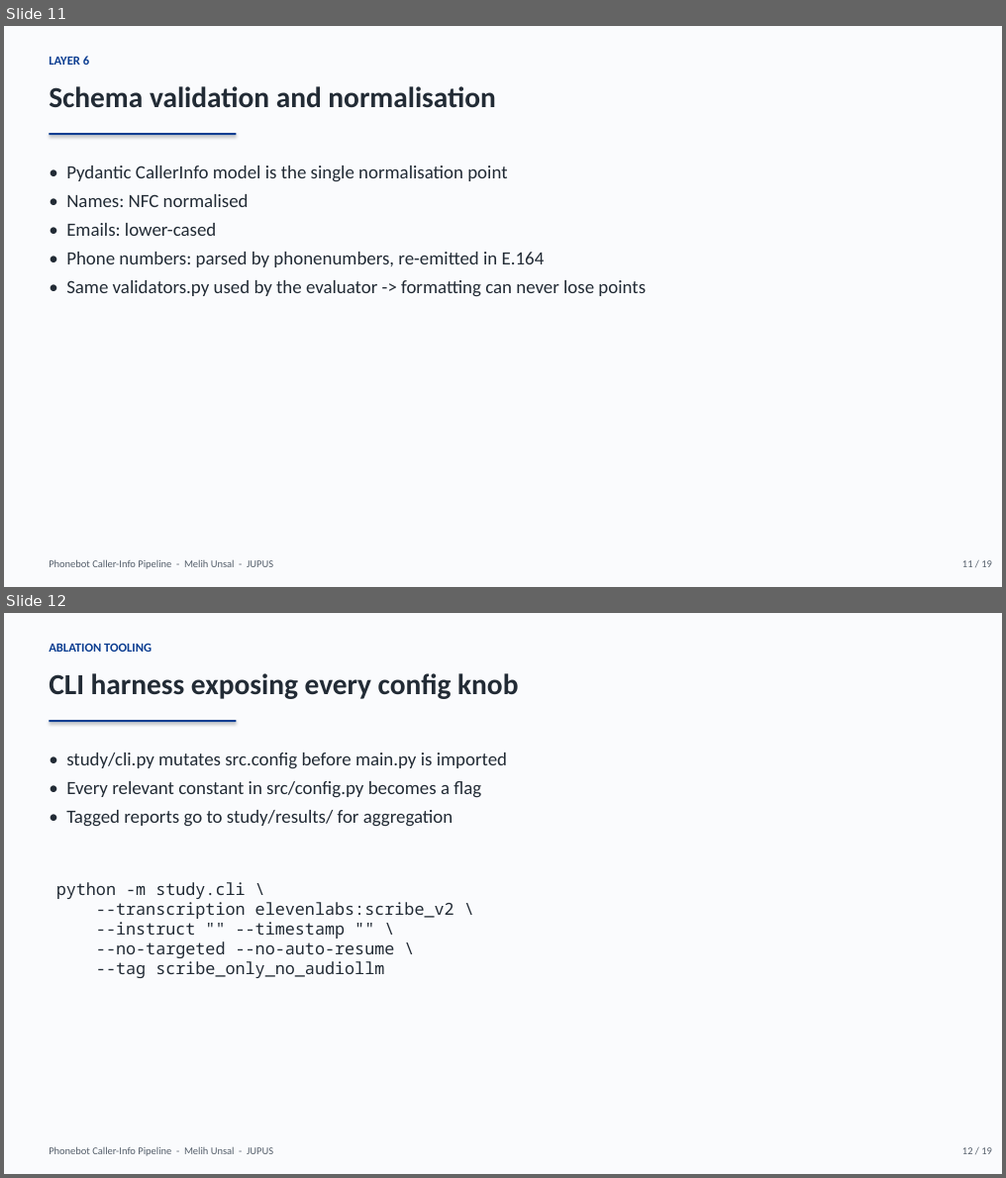
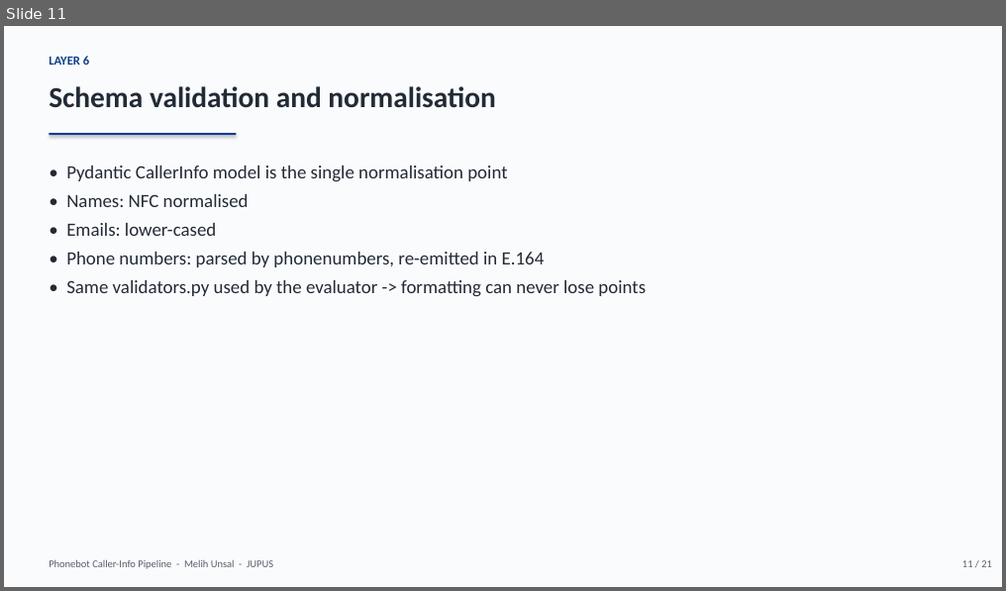
Before and after one commit to melih-unsal/phone_challange, a slide deck: study/presentation.pptx. Shown one above the other, each under a label of ours: slides 11 and 12 before the commit, slide 11 after it. The pictures are 1006x1178 and 1006x591 pixels, drawn with LibreOffice and Linux fonts; fonts in the diff are those of the drawing. Boxes give left, top, right and bottom in pixels: in the first picture for what was removed or moved away, otherwise in the second. Text is boxed around its words. In the diff, an @@ line names an element or a change of style, - is before the commit and + after.

```diff
--- a/study/presentation.pptx
+++ b/study/presentation.pptx
@@ slide 12 removed at box(4, 613, 1002, 1174), background #FFFFFF @@
@@ rectangle removed at box(4, 613, 1002, 1174) @@
@@ text removed at box(49, 643, 152, 652) @@
-ABLATION TOOLING
@@ text removed at box(49, 673, 518, 699) @@
-CLI harness exposing every config knob
@@ rectangle removed at box(49, 720, 236, 722) @@
@@ text removed at box(66, 753, 507, 827) @@
-• study/cli.py mutates src.config before main.py is imported
-• Every relevant constant in src/config.py becomes a flag
-• Tagged reports go to study/results/ for aggregation
@@ text removed at box(56, 882, 454, 978) @@
-python -m study.cli \
---transcription elevenlabs:scribe_v2 \
---instruct "" --timestamp "" \
---no-targeted --no-auto-resume \
---tag scribe_only_no_audiollm
@@ text removed at box(49, 1147, 273, 1157) @@
-Phonebot Caller-Info Pipeline - Melih Unsal - JUPUS
@@ text removed at box(962, 1148, 992, 1155) @@
-12 / 19
@@ slide 11 changed as well @@
@@ text at box(962, 561, 992, 568): text changed @@
-11 / 19
+11 / 21
```
Also in this commit, not shown: 17 other slides changed, 3 slides added, 39 other files.
